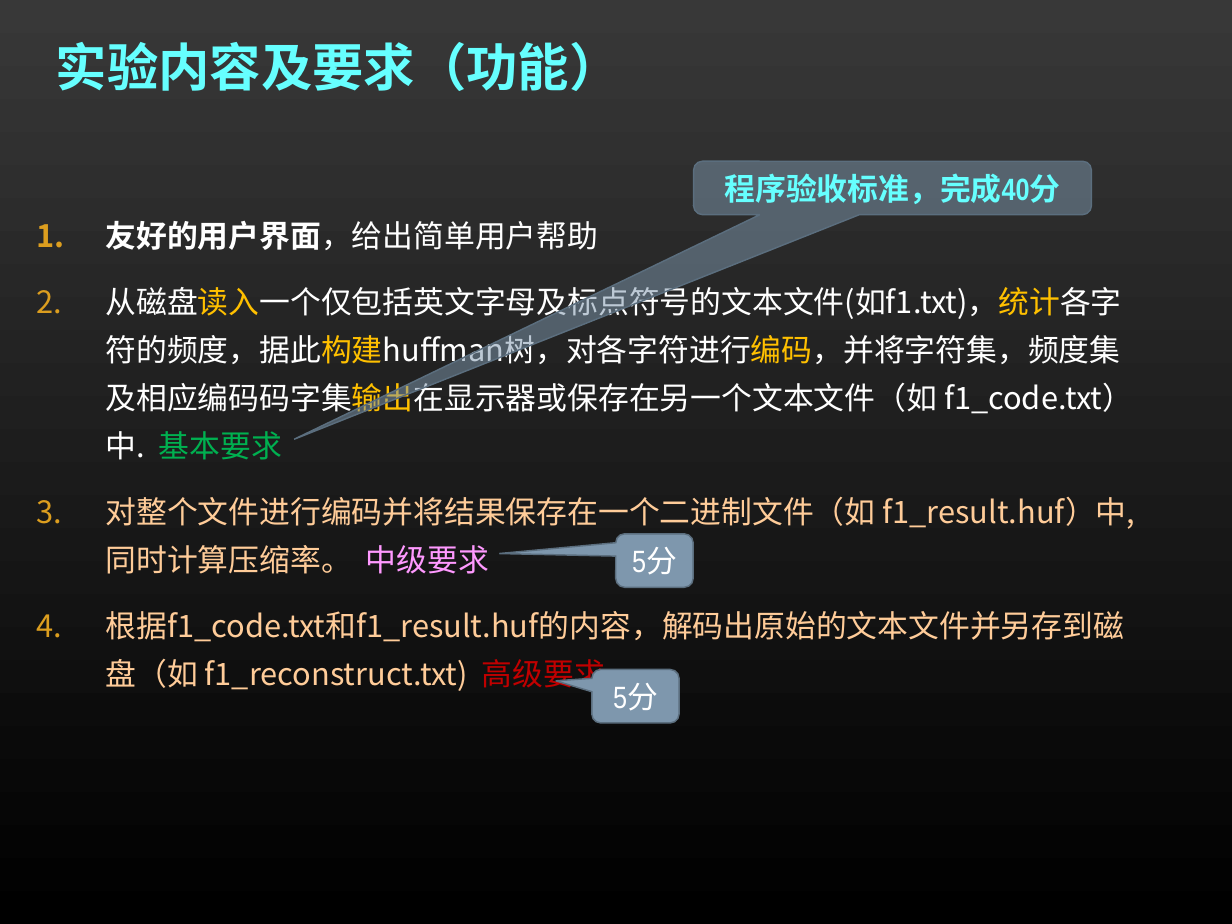
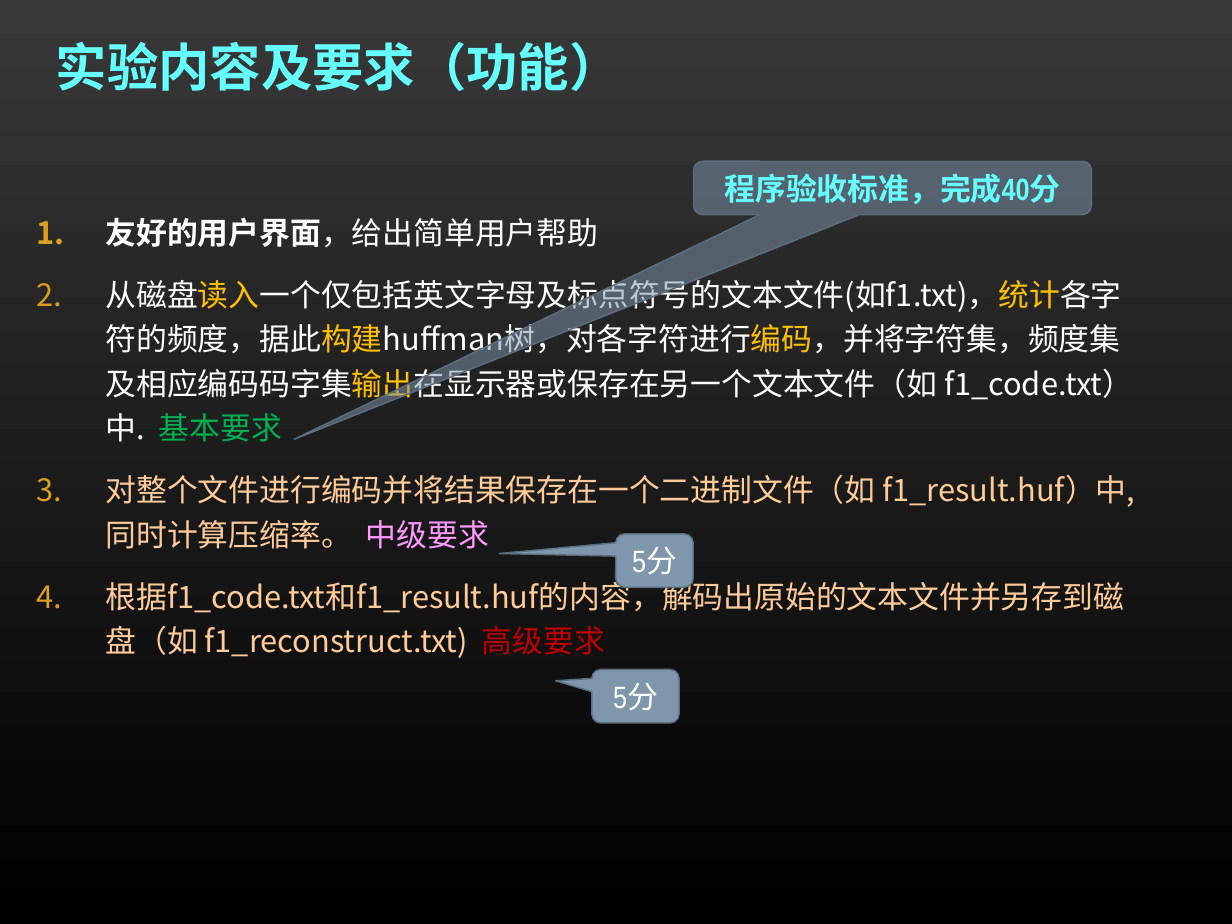
Before and after one commit to CC1AH/Huffman_coder-decoder_calculator, a slide deck: slide 3 of 来自课堂-项目和总结要求等/第二次试验/Project2内容及要求.ppt (slide 4 before the commit). Drawn at 1232x924 pixels with LibreOffice and Linux fonts; fonts in the diff are those of the drawing; background and template pictures are left out. Boxes give left, top, right and bottom in pixels: in the first picture for what was removed or moved away, otherwise in the second. Text is boxed around its words. In the diff, an @@ line names an element or a change of style, - is before the commit and + after.

```diff
--- a/来自课堂-项目和总结要求等/第二次试验/Project2内容及要求.ppt
+++ b/来自课堂-项目和总结要求等/第二次试验/Project2内容及要求.ppt
@@ text "友好的用户界面，给出简单用户帮助" at [106,218,1135,658]: line spacing 1.3 to 1.2 @@
```
Also in this commit, not shown: 6 other slides changed, 1 slide removed, 8 other files.
